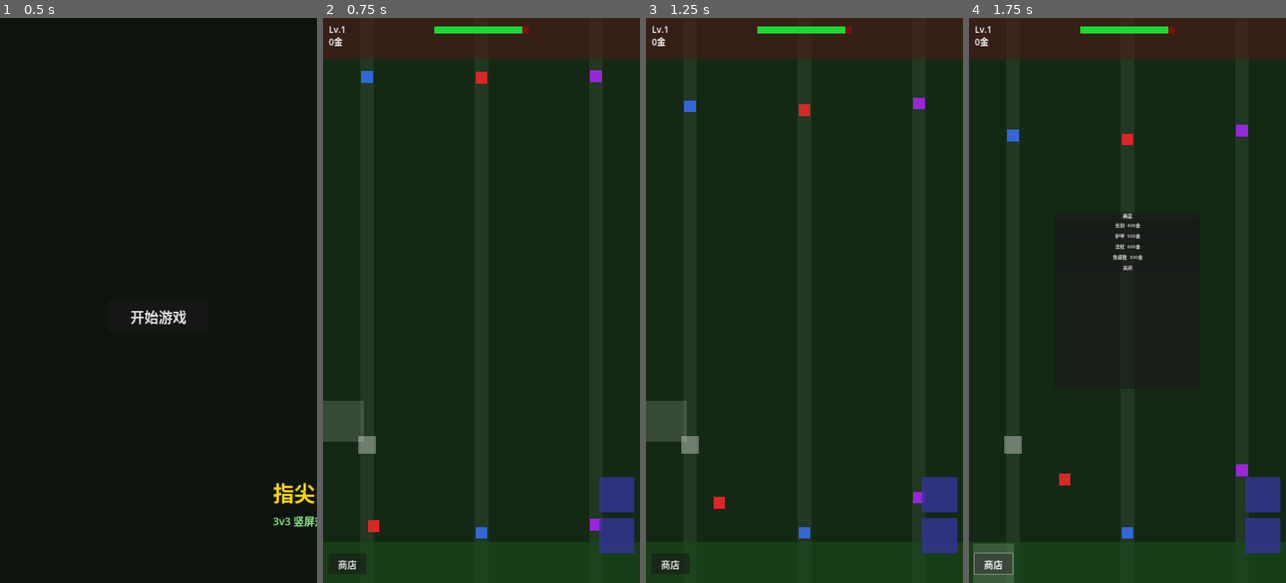
Above: before the commit, frames 1-4 (left to right).
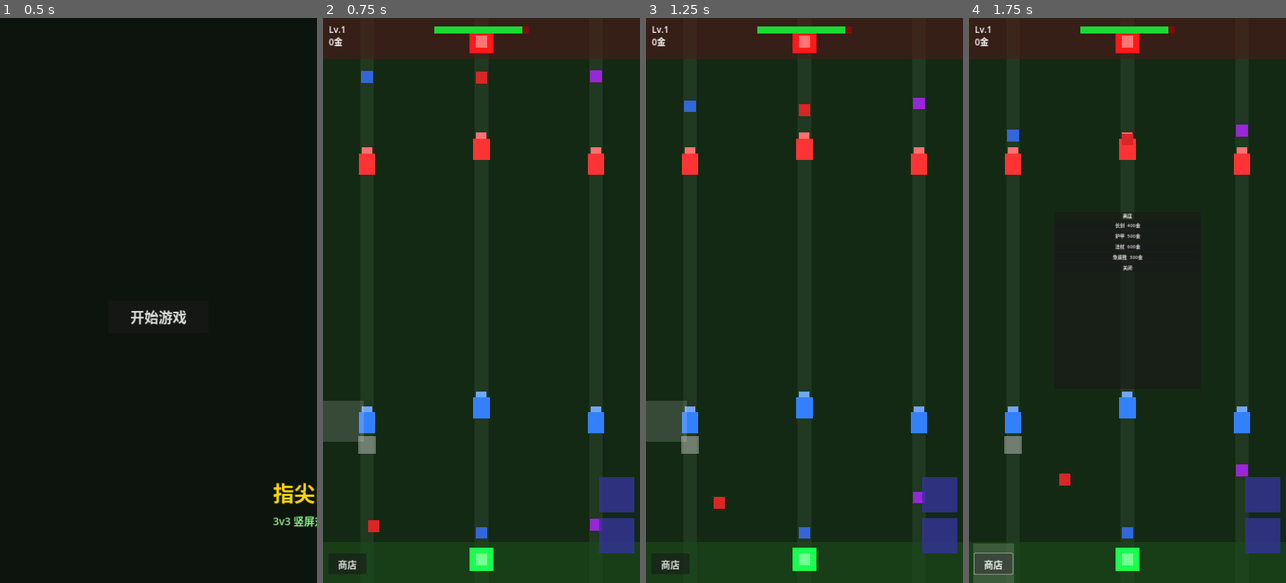
Above: after the commit, the same moments.

Repository: rAIn0x7/fingermoba
Game: Godot game, scene res://scenes/main_menu.tscn
Same seed, same stepped clock (60 frames per second), same inputs: the game is played once before the commit and once after it.
Inputs:
- Up to frame 1 (0.5 s): no input
- Up to frame 2 (0.75 s): click "开始游戏" at 0.5 s
- Up to frame 3 (1.25 s): no input
- Up to frame 4 (1.75 s): click "商店" at 1.25 s

Frame 1 is identical in both runs. In frame 2, 2.0% of the frame differs, in the area x 11-89%, y 2-98%; in frame 3, 2.0%; in frame 4, 1.9%.

Commit message:
mvp: fix invisible towers/crystals, player auto-attack, tower minion targeting
- Add colored rect visuals for towers and crystals in game_scene._spawn_*
  (they had collision but no visual, so were completely invisible)
- hero_controller: auto-find nearest enemy when locked_target is null/dead;
  player hero was never attacking before since set_target() was never called
- tower_controller: prioritize minions over heroes (standard MOBA behavior);
  towers were ignoring minions so waves walked straight to crystals unchallenged

Co-Authored-By: Claude Sonnet 4.6 <noreply@anthropic.com>

Diff:
--- a/scripts/hero/hero_controller.gd
+++ b/scripts/hero/hero_controller.gd
@@ -33,7 +33,8 @@
 func _handle_attack(delta: float) -> void:
 	_attack_timer -= delta
 	if _locked_target == null or _locked_target.is_dead:
-		_locked_target = null
+		_locked_target = _hero.find_nearest_enemy(_hero.stats.attack_range)
+	if _locked_target == null:
 		return
 	var dist = _hero.global_position.distance_to(_locked_target.global_position)
 	if dist > _hero.stats.attack_range or _attack_timer > 0.0:
--- a/scripts/map/game_scene.gd
+++ b/scripts/map/game_scene.gd
@@ -169,6 +169,17 @@
 	tower.global_position = pos
 	tower.team = team
 	tower.add_to_group("team_%d" % team)
+	var color = Color(0.2, 0.5, 1.0, 1) if team == GameManager.Team.RADIANT else Color(1.0, 0.2, 0.2, 1)
+	var vis = ColorRect.new()
+	vis.size = Vector2(56, 72)
+	vis.position = Vector2(-28, -60)
+	vis.color = color
+	tower.add_child(vis)
+	var top = ColorRect.new()
+	top.size = Vector2(36, 20)
+	top.position = Vector2(-18, -80)
+	top.color = color.lightened(0.3)
+	tower.add_child(top)
 
 func _spawn_crystal(team: int, pos: Vector2) -> void:
 	var crystal = CRYSTAL_SCENE.instantiate() as Crystal
@@ -176,3 +187,14 @@
 	crystal.global_position = pos
 	crystal.team = team
 	crystal.add_to_group("team_%d" % team)
+	var color = Color(0.1, 1.0, 0.3, 1) if team == GameManager.Team.RADIANT else Color(1.0, 0.1, 0.1, 1)
+	var vis = ColorRect.new()
+	vis.size = Vector2(80, 80)
+	vis.position = Vector2(-40, -40)
+	vis.color = color
+	crystal.add_child(vis)
+	var gem = ColorRect.new()
+	gem.size = Vector2(40, 40)
+	gem.position = Vector2(-20, -20)
+	gem.color = color.lightened(0.4)
+	crystal.add_child(gem)
--- a/scripts/map/tower_controller.gd
+++ b/scripts/map/tower_controller.gd
@@ -22,23 +22,37 @@
 	_attack_timer -= delta
 	if _attack_timer > 0.0:
 		return
-	var target = _find_nearest_enemy_hero()
+	var target = _find_nearest_enemy()
 	if target == null:
 		return
-	target.take_damage(attack)
+	if target is HeroBase:
+		(target as HeroBase).take_damage(attack)
+	elif target is MinionController:
+		(target as MinionController).take_damage(attack, null)
 	_attack_timer = attack_cooldown
 
-func _find_nearest_enemy_hero() -> HeroBase:
-	var best: HeroBase = null
+func _find_nearest_enemy() -> Node:
+	var best: Node = null
 	var best_dist = INF
-	for node in get_tree().get_nodes_in_group("heroes"):
-		var hero = node as HeroBase
-		if hero == null or hero.team == team or hero.is_dead:
+	# Prioritize minions (standard MOBA tower behavior)
+	for node in get_tree().get_nodes_in_group("minions"):
+		var m = node as MinionController
+		if m == null or m.team == team or m.is_dead:
 			continue
-		var d = global_position.distance_to(hero.global_position)
+		var d = global_position.distance_to(m.global_position)
 		if d <= attack_range and d < best_dist:
 			best_dist = d
-			best = hero
+			best = m
+	if best != null:
+		return best
+	for node in get_tree().get_nodes_in_group("heroes"):
+		var h = node as HeroBase
+		if h == null or h.team == team or h.is_dead:
+			continue
+		var d = global_position.distance_to(h.global_position)
+		if d <= attack_range and d < best_dist:
+			best_dist = d
+			best = h
 	return best
 
 func take_damage(damage: float, is_magic: bool = false) -> void:
